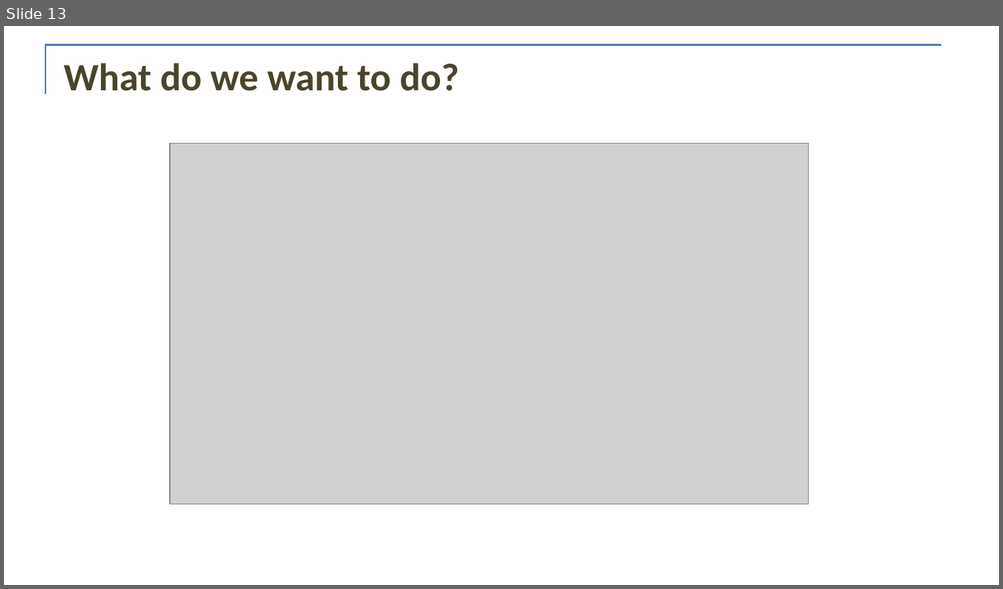
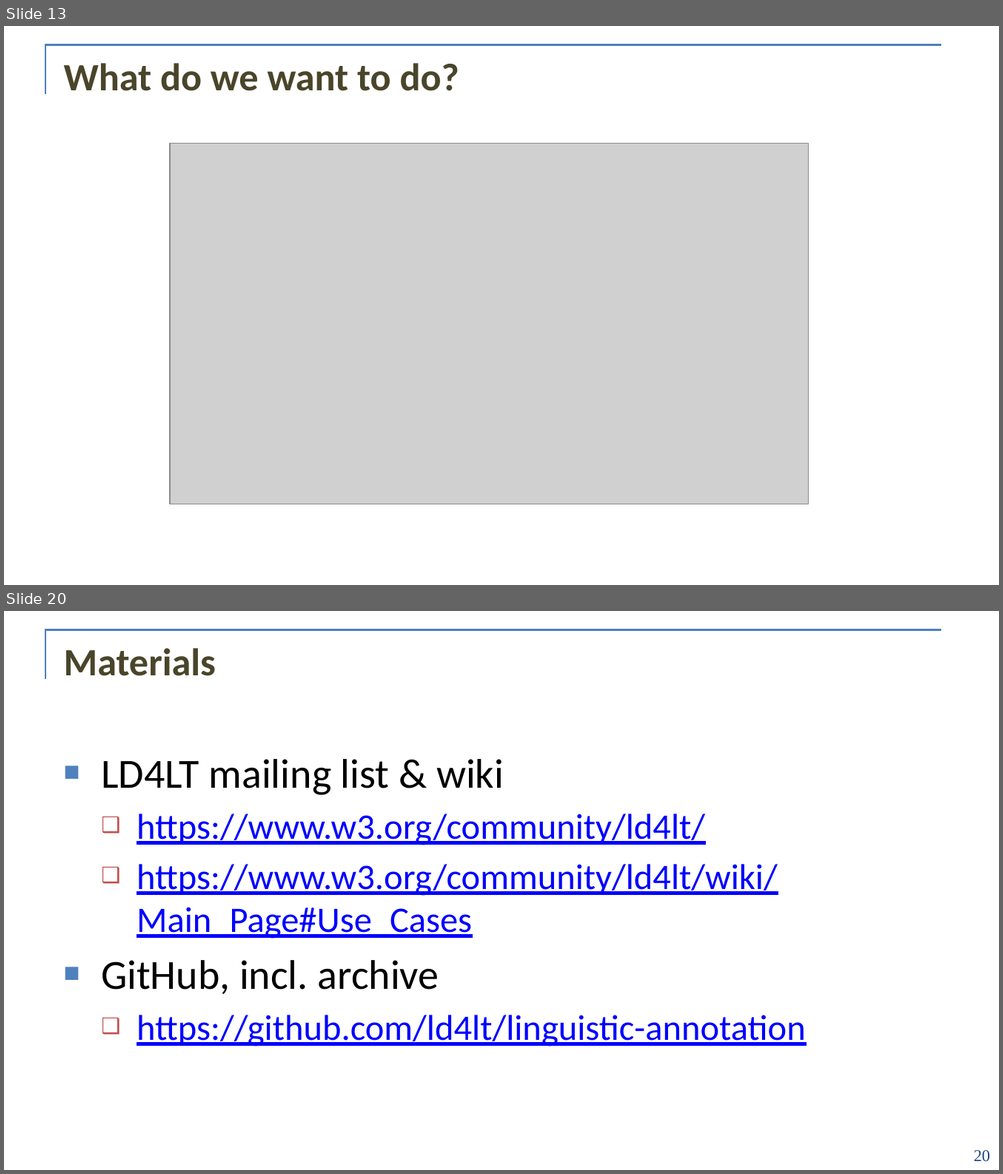
Before and after one commit to ld4lt/linguistic-annotation, a slide deck: doc/meetings/ldk-2021/2.b-ld4lt-summary.pptx. Shown one above the other, each under a label of ours: slide 13 before the commit, slides 13 and 20 after it; the slides between them are not shown. The pictures are 1003x589 and 1003x1174 pixels, drawn with LibreOffice and Linux fonts; fonts in the diff are those of the drawing; grey boxes stand for pictures; background and template pictures are left out. Boxes give left, top, right and bottom in pixels: in the first picture for what was removed or moved away, otherwise in the second. Text is boxed around its words. In the diff, an @@ line names an element or a change of style, - is before the commit and + after.

```diff
--- a/doc/meetings/ldk-2021/2.b-ld4lt-summary.pptx
+++ b/doc/meetings/ldk-2021/2.b-ld4lt-summary.pptx
@@ slide 20 added at bbox=[4, 611, 999, 1170], background #FFFFFF; not listed: 2 template elements that a slide beside it also shows @@
@@ title added at bbox=[64, 648, 216, 676], 28 pt, text #4A452A, bold @@
+Materials
@@ text added at bbox=[101, 759, 805, 1047], 26 pt, text #0000FF, underline @@
+■ LD4LT mailing list & wiki
+  ❑ https://www.w3.org/community/ld4lt/
+  ❑ https://www.w3.org/community/ld4lt/wiki/Main_Page#Use_Cases
+■ GitHub, incl. archive
+  ❑ https://github.com/ld4lt/linguistic-annotation
@@ page number added at bbox=[973, 1150, 990, 1162], 12 pt, text #1F497D @@
+20
```
Also in this commit, not shown: 4 slides changed, 2 other slides added, 1 other file.
